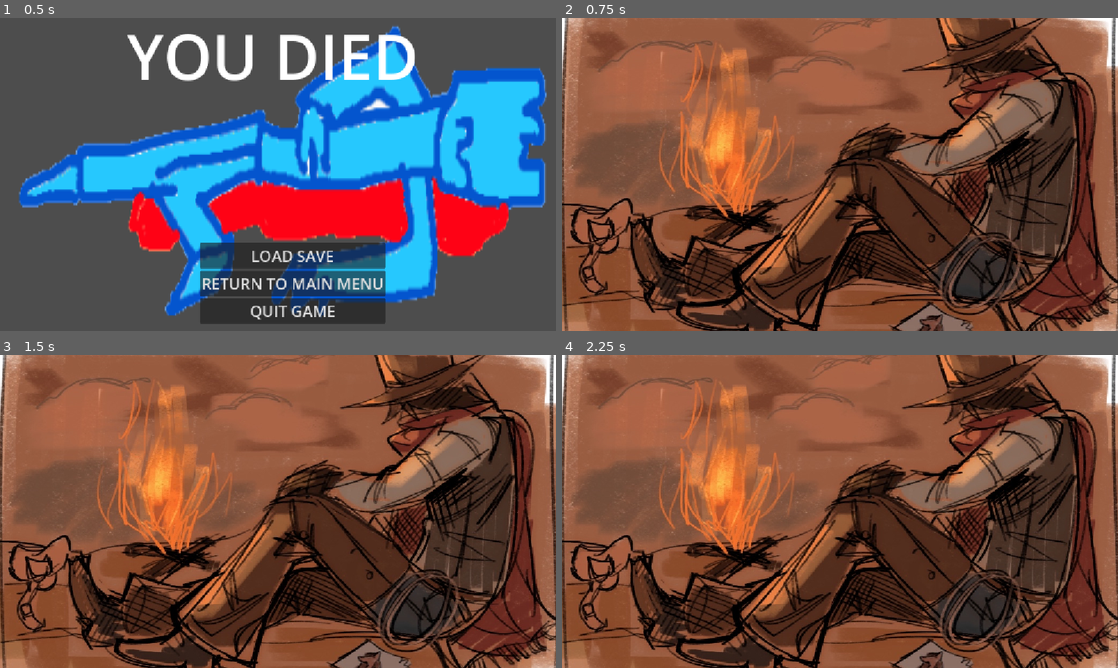
Above: before the commit, frames 1-4 (two rows, left to right).
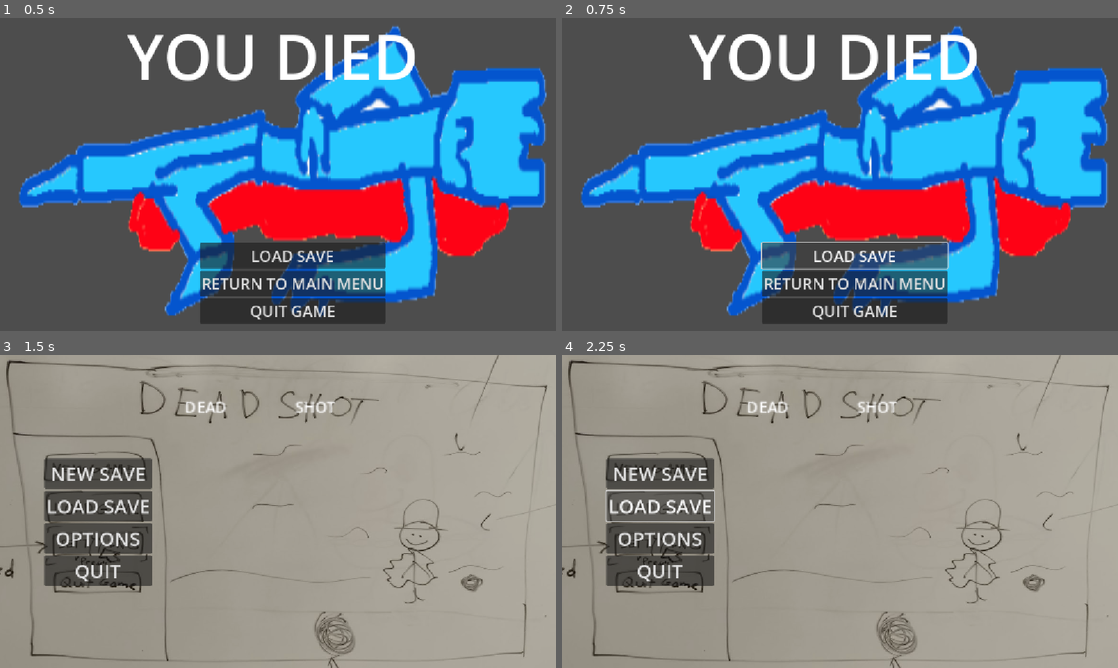
Above: after the commit, the same moments.

Repository: gmuGADIG/DEADSHOT
Game: Godot game, scene res://menu/death_menu/death_menu.tscn
The game is run twice, just before and just after one commit, with the same random seed, the same clock (stepped at 60 frames per second) and the same inputs. This scene is started directly instead of the project's main scene. Sound files missing from this copy of the repository are replaced by a short silence.
Inputs (mouse positions are in pixels of both pictures, inside the frame that each line leads up to):
- Up to frame 1 (0.5 s): no input
- Up to frame 2 (0.75 s): click "LOAD SAVE" at 0.5 s
- Up to frame 3 (1.5 s): click (294, 621) at 1.25 s, where only the run after the commit has a clickable "RETURN TO MAIN MENU"
- Up to frame 4 (2.25 s): click (662, 505) at 2 s, where only the run after the commit has a clickable "LOAD SAVE"

Frame 1 is identical in both runs. In frame 2, 100% of the frame differs, in the area x 0-100%, y 0-100%; in frame 3, 100%; in frame 4, 100%.
Error after the commit: Invalid access to property or key 'object_save_data' on a base object of type 'null instance'. (res://systems/save/save.gd:35)

Commit message:
Added save system into death menu

Diff:
--- a/menu/death_menu/death_menu.gd
+++ b/menu/death_menu/death_menu.gd
@@ -1,15 +1,10 @@
 extends Node2D
 
 func _on_load_save_button_pressed() -> void:
-	#Load previous save (Need to incorporate saves for this to work, so it just resets to the intro for now)
-	get_tree().change_scene_to_file("res://menu/cutscenes/intro/intro_cutscene.tscn")
-
+	Save.load_game()
 
 func _on_main_menu_button_pressed() -> void:
-	#return to main menu
 	get_tree().change_scene_to_file("res://menu/main_menu/main_menu.tscn")
 
-
 func _on_quit_button_pressed() -> void:
-	#quit game
 	get_tree().quit()
